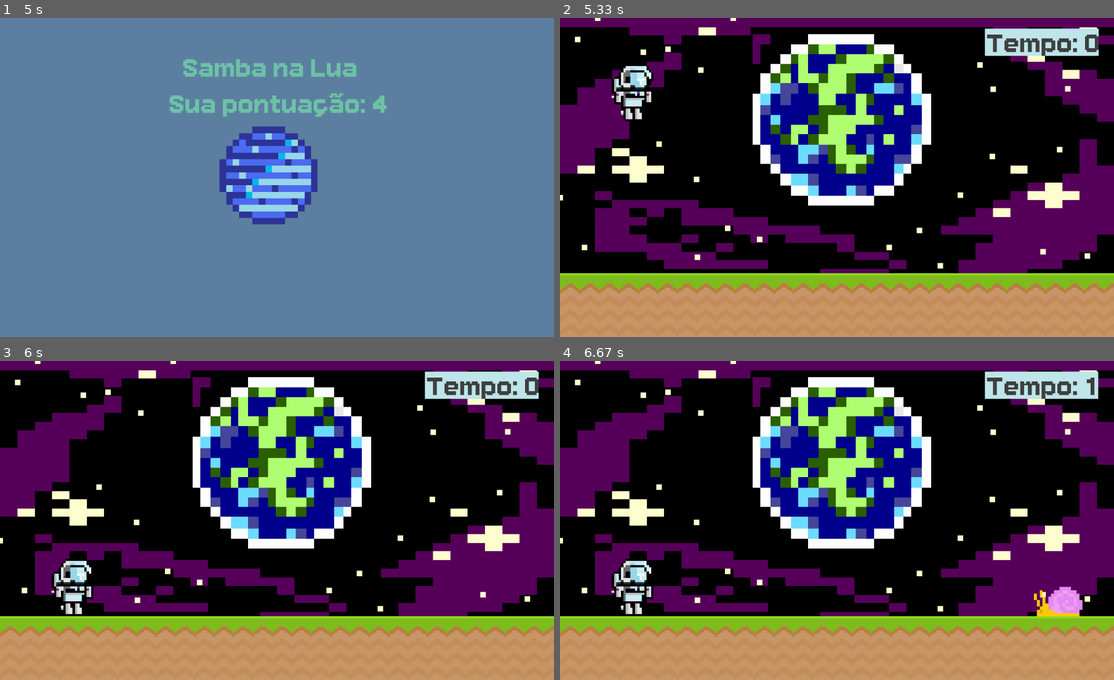
Above: before the commit, frames 1-4 (two rows, left to right).
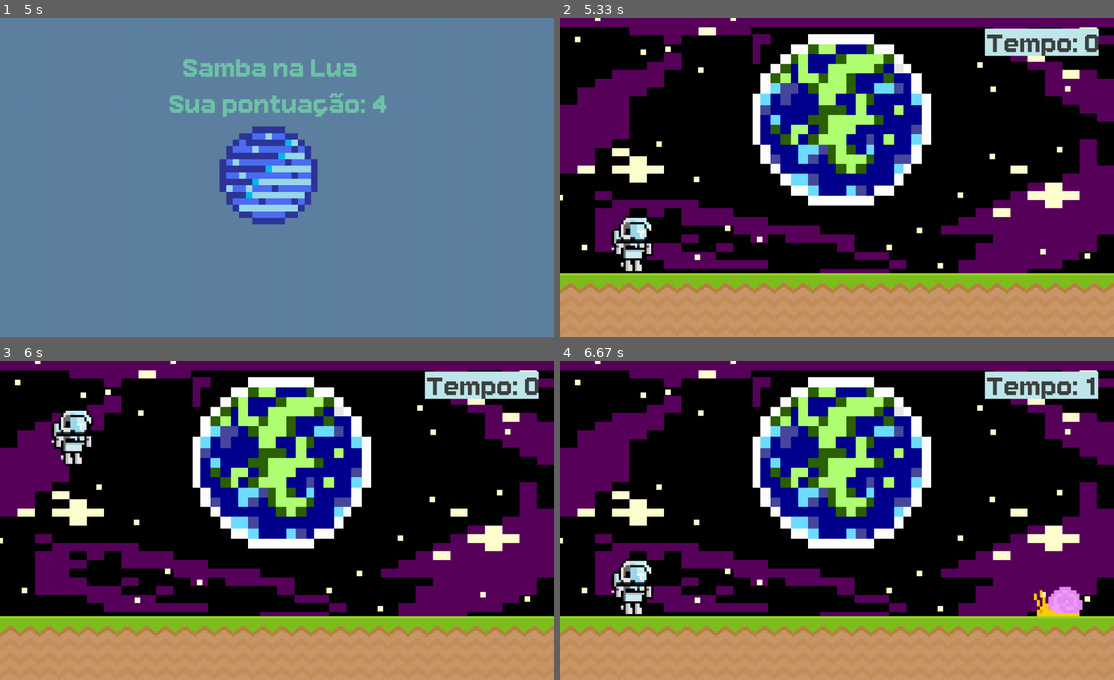
Above: after the commit, the same moments.

Repository: Guiabg/Pygame
Game: pygame game, started from Pygame-main/Game/sambanalua.py
Same seed, same stepped clock (60 frames per second), same inputs: the game is played once before the commit and once after it.
Inputs (mouse positions are in pixels of both pictures, inside the frame that each line leads up to):
- Up to frame 1 (5 s): tap Space at 0.33 s; press the mouse at (72, 244) at 0.7 s; move the mouse to (77, 257) at 0.8 s; release the mouse at (83, 270) at 0.93 s; press the mouse at (72, 244) at 2.03 s; move the mouse to (72, 206) at 2.13 s; release the mouse at (72, 167) at 2.27 s; press the mouse at (72, 244) at 3.37 s; move the mouse to (116, 225) at 3.47 s; release the mouse at (160, 203) at 3.6 s; press the mouse at (72, 244) at 4.7 s; move the mouse to (193, 167) at 4.8 s; release the mouse at (310, 91) at 4.93 s
- Up to frame 2 (5.33 s): tap Space at 5 s
- Up to frame 3 (6 s): press the mouse at (72, 587) at 5.37 s; move the mouse to (265, 494) at 5.47 s; release the mouse at (465, 405) at 5.6 s
- Up to frame 4 (6.67 s): no input

Frame 1 is identical in both runs. In frame 2, 1.8% of the frame differs, in the area x 9-17%, y 15-80%; in frame 3, 1.8%; in frame 4, nothing differs.

Commit message:
Bug do jogador começar o jogo no ar consertado

Diff:
--- a/Pygame-main/Game/sambanalua.py
+++ b/Pygame-main/Game/sambanalua.py
@@ -1,9 +1,8 @@
-
 '''MENSAGEM PARA A NICOLLY: para mudar sprites, mude as origens de variáveis que usam "pygame.image.load".
-    Para os retângulos usados para colisão, mude os que terminam com "Rect".
-    Os retângulos dos inimigos estão na linha 126 e 128.
-    Se você quiser aumentar o tamanho de um sprite, crie uma variável nova terminando com "BIG" e use pygame.transform.scale
-    E é isso! Sobre o vídeo no Youtube, eu parei nas 2:47:26.'''
+Para os retângulos usados para colisão, mude os que terminam com "Rect".
+Os retângulos dos inimigos estão na linha 126 e 128.
+Se você quiser aumentar o tamanho de um sprite, crie uma variável nova terminando com "BIG" e use pygame.transform.scale
+E é isso! Sobre o vídeo no Youtube, eu parei nas 2:47:26.'''
 
 # Bibliotecas
 import pygame
@@ -169,6 +168,8 @@
         screen.blit(nome_jogo, nome_jogo_rect)
         score_message = fonte_texto.render(f'Sua pontuação: {score}', False, (111,196,169))
         score_message_rect = score_message.get_rect(center = (650,200))
+        astro_rect.midbottom = (170, 600)
+        astro_grav = 0
 
         #Palavras diferentes ao começar o jogo pela primeira vez.
         if score == 0:
